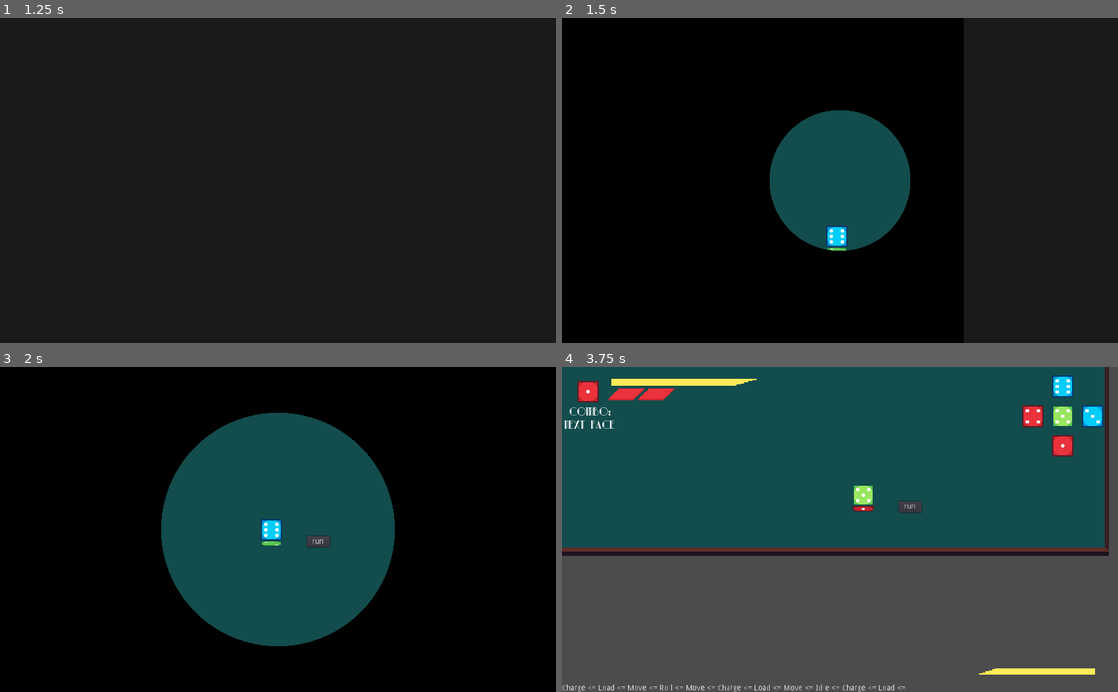
Above: before the commit, frames 1-4 (two rows, left to right).
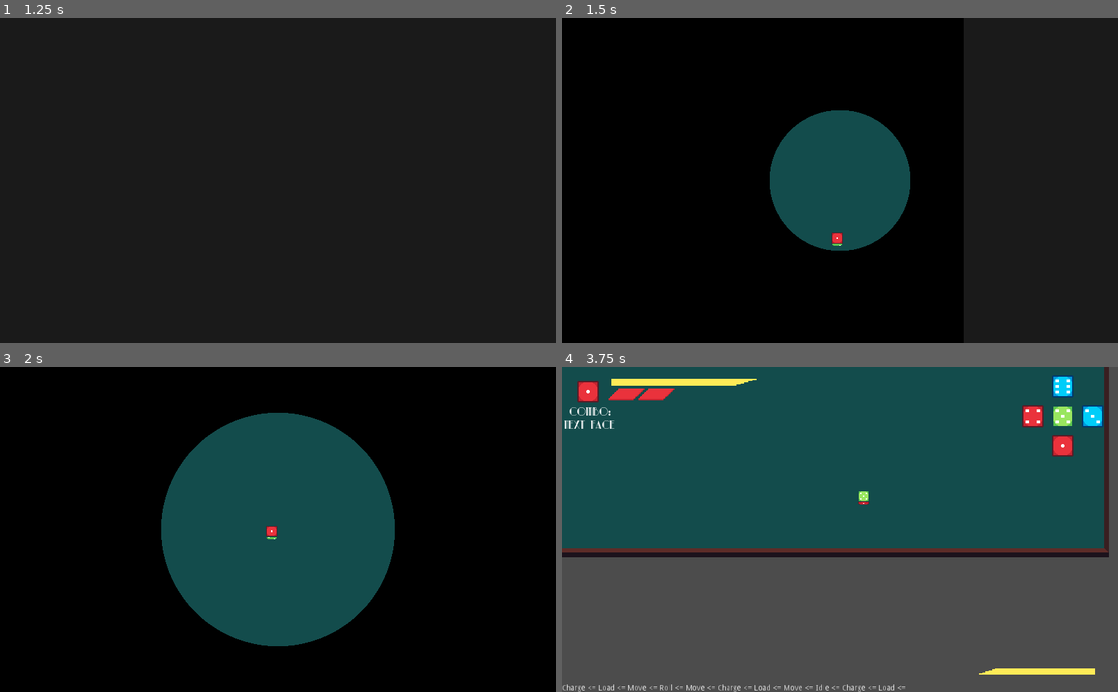
Above: after the commit, the same moments.

Repository: andrebariani/gmtk2022
Game: Godot game, scene res://src/ui/menu/MainMenu.tscn
The game is run twice, just before and just after one commit, with the same random seed, the same clock (stepped at 60 frames per second) and the same inputs. The engine's default icon, where the game draws it, is replaced by a stand-in: a white triangle on a blue panel in a dark square.
Inputs (mouse positions are in pixels of both pictures, inside the frame that each line leads up to):
- Up to frame 1 (1.25 s): click "Play" at 0.5 s
- Up to frame 2 (1.5 s): click "Play" at 1.25 s
- Up to frame 3 (2 s): no input
- Up to frame 4 (3.75 s): tap Enter (ui_accept) at 2, 2.27, 3.02 s; move the mouse to (962, 513) at 2.02 s; hold D (move_right) 2.03-2.78 s; click (962, 513) at 2.1 s; move the mouse to (728, 545) at 2.77 s; hold S (move_down) 2.78-3.53 s; tap Space (roll) at 2.85 s; move the mouse to (895, 458) at 3.52 s; hold D (move_right) from 3.53 s (still down); click (895, 458) at 3.6 s

Frame 1 is identical in both runs. In frame 2, 0.3% of the frame differs, in the area x 47-52%, y 63-72%; in frame 3, 0.4%; in frame 4, 1.3%, in the area x 0-99%, y 0-59%.

Commit message:
Updated rollbehind animation

Diff:
--- a/src/entities/player/Player.tscn
+++ b/src/entities/player/Player.tscn
@@ -137,13 +137,11 @@
 
 [node name="DiceAnimation" parent="Sprite" instance=ExtResource( 17 )]
 use_parent_material = true
-position = Vector2( 0, 0 )
 
 [node name="Tween" type="Tween" parent="Sprite"]
 
 [node name="Hurtbox" type="CollisionShape2D" parent="."]
-visible = false
-position = Vector2( 0, 5 )
+position = Vector2( 0, 10 )
 shape = SubResource( 1 )
 __meta__ = {
 "_edit_lock_": true
@@ -220,7 +218,6 @@
 visible = false
 scale = Vector2( 2, 2 )
 frames = SubResource( 8 )
-frame = 1
 playing = true
 script = ExtResource( 12 )
 
--- a/src/entities/player/animation/DiceAnimation.tscn
+++ b/src/entities/player/animation/DiceAnimation.tscn
@@ -191,9 +191,170 @@
 "update": 0,
 "values": [ true ]
 }
+tracks/15/type = "value"
+tracks/15/path = NodePath("OldFrontNumber:visible")
+tracks/15/interp = 1
+tracks/15/loop_wrap = true
+tracks/15/imported = false
+tracks/15/enabled = true
+tracks/15/keys = {
+"times": PoolRealArray( 0 ),
+"transitions": PoolRealArray( 1 ),
+"update": 0,
+"values": [ true ]
+}
+tracks/16/type = "value"
+tracks/16/path = NodePath("../../CurrentFace:visible")
+tracks/16/interp = 1
+tracks/16/loop_wrap = true
+tracks/16/imported = false
+tracks/16/enabled = false
+tracks/16/keys = {
+"times": PoolRealArray( 0 ),
+"transitions": PoolRealArray( 1 ),
+"update": 1,
+"values": [ false ]
+}
+
+[sub_resource type="Animation" id=7]
+resource_name = "to_behind"
+length = 1.2
+step = 0.05
+tracks/0/type = "value"
+tracks/0/path = NodePath("../../CurrentFace:visible")
+tracks/0/interp = 0
+tracks/0/loop_wrap = true
+tracks/0/imported = false
+tracks/0/enabled = true
+tracks/0/keys = {
+"times": PoolRealArray( 0, 1 ),
+"transitions": PoolRealArray( 1, 1 ),
+"update": 1,
+"values": [ false, true ]
+}
+tracks/1/type = "value"
+tracks/1/path = NodePath("../Old:scale")
+tracks/1/interp = 0
+tracks/1/loop_wrap = true
+tracks/1/imported = false
+tracks/1/enabled = true
+tracks/1/keys = {
+"times": PoolRealArray( 0, 0.3, 0.5, 0.7, 0.9, 1 ),
+"transitions": PoolRealArray( 1, 1, 1, 1, 1, 1 ),
+"update": 0,
+"values": [ Vector2( 1, 1 ), Vector2( 1, 1 ), Vector2( 1, 0.75 ), Vector2( 1, 0.55 ), Vector2( 1, 0.35 ), Vector2( 1, 0.25 ) ]
+}
+tracks/2/type = "value"
+tracks/2/path = NodePath("../Old:offset")
+tracks/2/interp = 0
+tracks/2/loop_wrap = true
+tracks/2/imported = false
+tracks/2/enabled = true
+tracks/2/keys = {
+"times": PoolRealArray( 0, 1 ),
+"transitions": PoolRealArray( 1, 1 ),
+"update": 1,
+"values": [ Vector2( 0, -20 ), Vector2( 0, -20 ) ]
+}
+tracks/3/type = "value"
+tracks/3/path = NodePath("../Old:position")
+tracks/3/interp = 0
+tracks/3/loop_wrap = true
+tracks/3/imported = false
+tracks/3/enabled = true
+tracks/3/keys = {
+"times": PoolRealArray( 0, 0.15, 0.3 ),
+"transitions": PoolRealArray( 1, 1, 1 ),
+"update": 0,
+"values": [ Vector2( 0, 15 ), Vector2( 0, 20 ), Vector2( 0, 25 ) ]
+}
+tracks/4/type = "value"
+tracks/4/path = NodePath("../Old/OldNumber:offset")
+tracks/4/interp = 0
+tracks/4/loop_wrap = true
+tracks/4/imported = false
+tracks/4/enabled = true
+tracks/4/keys = {
+"times": PoolRealArray( 0, 1 ),
+"transitions": PoolRealArray( 1, 1 ),
+"update": 0,
+"values": [ Vector2( 0, -20 ), Vector2( 0, -20 ) ]
+}
+tracks/5/type = "value"
+tracks/5/path = NodePath("OldFrontNumber:rotation_degrees")
+tracks/5/interp = 0
+tracks/5/loop_wrap = true
+tracks/5/imported = false
+tracks/5/enabled = false
+tracks/5/keys = {
+"times": PoolRealArray( 0, 0.3, 0.5, 0.7, 0.9, 1 ),
+"transitions": PoolRealArray( 1, 1, 1, 1, 1, 1 ),
+"update": 1,
+"values": [ 0.0, 20.0, 45.0, 63.0, 81.0, 90.0 ]
+}
+tracks/6/type = "value"
+tracks/6/path = NodePath("..:visible")
+tracks/6/interp = 0
+tracks/6/loop_wrap = true
+tracks/6/imported = false
+tracks/6/enabled = true
+tracks/6/keys = {
+"times": PoolRealArray( 0, 1 ),
+"transitions": PoolRealArray( 1, 1 ),
+"update": 0,
+"values": [ true, false ]
+}
+tracks/7/type = "value"
+tracks/7/path = NodePath("../Top:scale")
+tracks/7/interp = 0
+tracks/7/loop_wrap = true
+tracks/7/imported = false
+tracks/7/enabled = true
+tracks/7/keys = {
+"times": PoolRealArray( 0, 0.15, 0.3, 0.5, 0.7, 0.9, 1 ),
+"transitions": PoolRealArray( 1, 1, 1, 1, 1, 1, 1 ),
+"update": 0,
+"values": [ Vector2( 1, 0 ), Vector2( 1, 0.15 ), Vector2( 1, 0.25 ), Vector2( 1, 0.5 ), Vector2( 1, 0.7 ), Vector2( 1, 0.9 ), Vector2( 1, 1 ) ]
+}
+tracks/8/type = "value"
+tracks/8/path = NodePath("../Top:visible")
+tracks/8/interp = 0
+tracks/8/loop_wrap = true
+tracks/8/imported = false
+tracks/8/enabled = true
+tracks/8/keys = {
+"times": PoolRealArray( 0, 1 ),
+"transitions": PoolRealArray( 1, 1 ),
+"update": 1,
+"values": [ true, false ]
+}
+tracks/9/type = "value"
+tracks/9/path = NodePath(".:visible")
+tracks/9/interp = 1
+tracks/9/loop_wrap = true
+tracks/9/imported = false
+tracks/9/enabled = true
+tracks/9/keys = {
+"times": PoolRealArray( 0, 0.3, 1 ),
+"transitions": PoolRealArray( 1, 1, 1 ),
+"update": 1,
+"values": [ true, false, true ]
+}
+tracks/10/type = "value"
+tracks/10/path = NodePath(".:scale")
+tracks/10/interp = 0
+tracks/10/loop_wrap = true
+tracks/10/imported = false
+tracks/10/enabled = true
+tracks/10/keys = {
+"times": PoolRealArray( 0, 0.15, 0.3, 1 ),
+"transitions": PoolRealArray( 1, 1, 1, 1 ),
+"update": 0,
+"values": [ Vector2( 1, 1 ), Vector2( 1, 0.5 ), Vector2( 1, 1e-05 ), Vector2( 1, 1 ) ]
+}
 
 [sub_resource type="Animation" id=4]
-resource_name = "to_behind"
+resource_name = "to_behind_"
 length = 1.2
 step = 0.05
 tracks/0/type = "value"
@@ -424,10 +585,10 @@
 tracks/9/imported = false
 tracks/9/enabled = true
 tracks/9/keys = {
-"times": PoolRealArray( 0, 0.3 ),
-"transitions": PoolRealArray( 1, 1 ),
-"update": 1,
-"values": [ true, false ]
+"times": PoolRealArray( 0, 0.3, 1 ),
+"transitions": PoolRealArray( 1, 1, 1 ),
+"update": 1,
+"values": [ true, false, true ]
 }
 tracks/10/type = "value"
 tracks/10/path = NodePath(".:scale")
@@ -436,10 +597,10 @@
 tracks/10/imported = false
 tracks/10/enabled = true
 tracks/10/keys = {
-"times": PoolRealArray( 0, 0.15, 0.3 ),
-"transitions": PoolRealArray( 1, 1, 1 ),
-"update": 0,
-"values": [ Vector2( 1, 1 ), Vector2( 1, 0.5 ), Vector2( 1, 1e-05 ) ]
+"times": PoolRealArray( 0, 0.15, 0.3, 1 ),
+"transitions": PoolRealArray( 1, 1, 1, 1 ),
+"update": 0,
+"values": [ Vector2( 1, 1 ), Vector2( 1, 0.5 ), Vector2( 1, 1e-05 ), Vector2( 1, 1 ) ]
 }
 
 [sub_resource type="Animation" id=6]
@@ -578,6 +739,18 @@
 "update": 1,
 "values": [ true, false ]
 }
+tracks/11/type = "value"
+tracks/11/path = NodePath("OldFrontNumber:visible")
+tracks/11/interp = 1
+tracks/11/loop_wrap = true
+tracks/11/imported = false
+tracks/11/enabled = true
+tracks/11/keys = {
+"times": PoolRealArray( 0, 1 ),
+"transitions": PoolRealArray( 1, 1 ),
+"update": 1,
+"values": [ false, true ]
+}
 
 [sub_resource type="Animation" id=3]
 resource_name = "to_right"
@@ -691,12 +864,21 @@
 "update": 1,
 "values": [ true, false ]
 }
+tracks/9/type = "value"
+tracks/9/path = NodePath("OldFrontNumber:visible")
+tracks/9/interp = 1
+tracks/9/loop_wrap = true
+tracks/9/imported = false
+tracks/9/enabled = true
+tracks/9/keys = {
+"times": PoolRealArray( 0, 1 ),
+"transitions": PoolRealArray( 1, 1 ),
+"update": 1,
+"values": [ false, true ]
+}
 
 [node name="DiceAnimation" type="Node2D"]
-position = Vector2( 332, 147 )
-scale = Vector2( 2, 2 )
 script = ExtResource( 5 )
-top_num = 6
 
 [node name="NextFaceAnimation" type="Node2D" parent="."]
 visible = false
@@ -891,19 +1073,18 @@
 playback_speed = 3.0
 anims/Base = SubResource( 1 )
 anims/RESET = SubResource( 2 )
-anims/to_behind = SubResource( 4 )
+anims/to_behind = SubResource( 7 )
+anims/to_behind_ = SubResource( 4 )
 anims/to_front = SubResource( 5 )
 anims/to_left = SubResource( 6 )
 anims/to_right = SubResource( 3 )
 
 [node name="Button" type="Button" parent="."]
+visible = false
 margin_left = 65.0
 margin_top = 7.0
 margin_right = 107.0
 margin_bottom = 27.0
 text = "run"
-__meta__ = {
-"_edit_use_anchors_": false
-}
 
 [connection signal="pressed" from="Button" to="." method="_on_Button_pressed"]
Not shown: 1 places in src/entities/player/animation/DiceAnimation.tscn that only renumber resources
